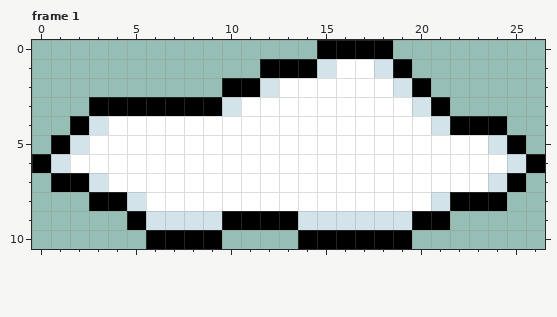
Edited in one commit: pixel-art file (Cloud1.aseprite). Above: the version before the commit.
96x54 pixels, 1 frame. Shown: frame 1. The old version is drawn lined up with the new one, on the new canvas. The commit also changed other frames, which this record leaves out.
Once edited:
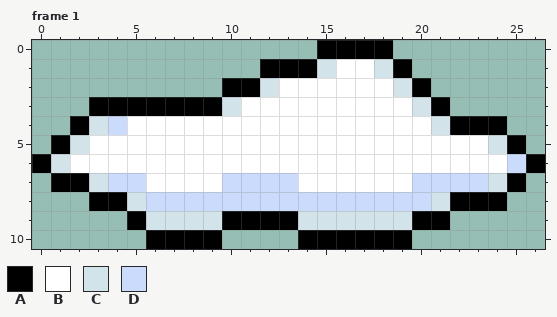
Palette (. is transparent): A #000000  B #ffffff  C #d2e3ea  D #cbdbfc
Diff:
canvas 96x54 -> 27x11, the old top-left corner now at -24,-5 (the part of the old canvas that was cut away was empty and is not shown)
--- frame 1
@@ x 0..26 @@
  3 ...AAAAAAACBBBBBBBBBCA.....
- 4 ..ACBBBBBBBBBBBBBBBBBCAAA..
+ 4 ..ACDBBBBBBBBBBBBBBBBCAAA..
  5 .ACBBBBBBBBBBBBBBBBBBBBBCA.
- 6 ACBBBBBBBBBBBBBBBBBBBBBBBCA
- 7 .AACBBBBBBBBBBBBBBBBBBBBCA.
- 8 ...AACBBBBBBBBBBBBBBBCAAA..
+ 6 ACBBBBBBBBBBBBBBBBBBBBBBBDA
+ 7 .AACDDBBBBDDDDBBBBBBDDDDCA.
+ 8 ...AACDDDDDDDDDDDDDDDCAAA..
  9 .....ACCCCAAAACCCCCCAA.....
